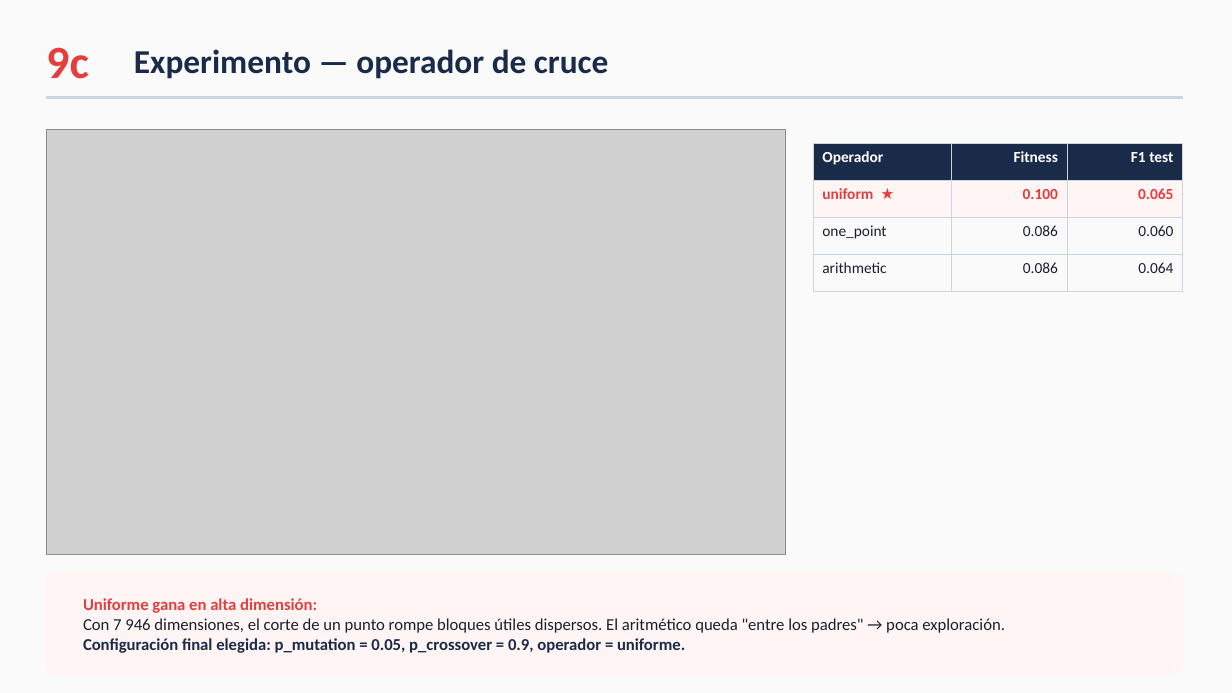
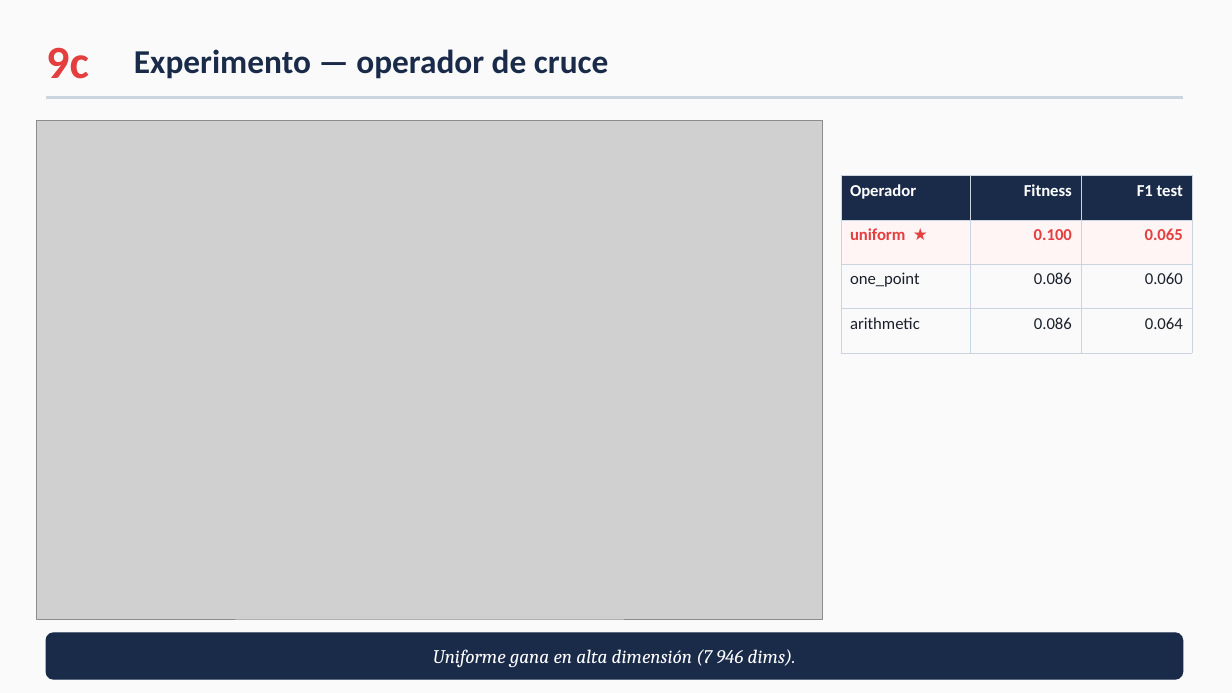
Before and after one commit to ccKabra/farmApp-TCE, a slide deck: slide 12 of PRESENTACION.pptx. Drawn at 1232x693 pixels with LibreOffice and Linux fonts; fonts in the diff are those of the drawing; grey boxes stand for pictures. Boxes give left, top, right and bottom in pixels: in the first picture for what was removed or moved away, otherwise in the second. Text is boxed around its words. In the diff, an @@ line names an element or a change of style, - is before the commit and + after.

```diff
--- a/PRESENTACION.pptx
+++ b/PRESENTACION.pptx
@@ picture: place and size @@
-picture at [46,129,786,555]
+picture at [37,120,823,619]
@@ table at [841,176,1192,333] @@
@@ size 12 to 13 pt @@
@@ borders changed @@
@@ table: place and size @@
-table at [813,143,1183,291]
+table at [841,176,1192,333]
@@ rounded rectangle: place and size @@
-rounded rectangle at [46,573,1183,675]
+rounded rectangle at [46,633,1183,679]
@@ rounded rectangle at [46,633,1183,679]: fill #FFF5F5 to #1A2B4A; outline #FFF5F5 1 pt to #1A2B4A 1 pt; proportions changed @@
@@ text at [433,649,796,667]: text changed; size 13 to 15 pt; font Calibri to Cambria; text colour #1A202C to #FFFFFF; italic on @@
-Uniforme gana en alta dimensión:
-Con 7 946 dimensiones, el corte de un punto rompe bloques útiles dispersos. El aritmético queda "entre los padres" → poca exploración.
-Configuración final elegida: p_mutation = 0.05, p_crossover = 0.9, operador = uniforme.
+Uniforme gana en alta dimensión (7 946 dims).
```
Also in this commit, not shown: 13 other slides changed, 18 other files.
